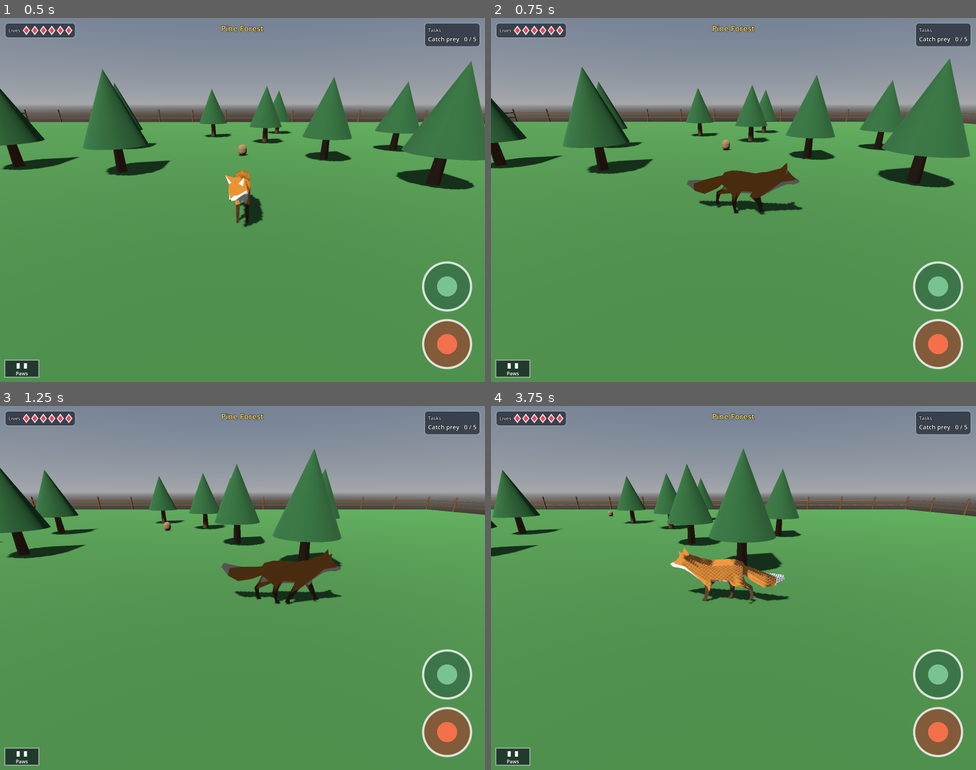
Above: before the commit, frames 1-4 (two rows, left to right).
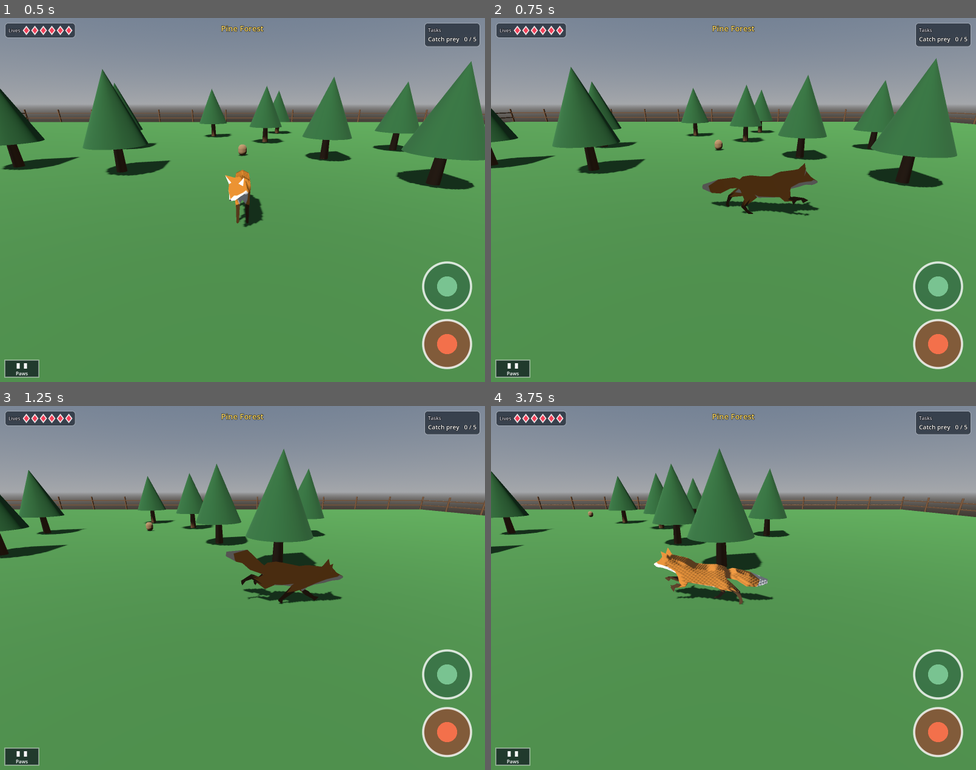
Above: after the commit, the same moments.

Repository: mattzollinhofer/cat_hunter_spike
Game: Godot game, scene res://main.tscn
The game is run twice, just before and just after one commit, with the same random seed, the same clock (stepped at 60 frames per second) and the same inputs.
Inputs (mouse positions are in pixels of both pictures, inside the frame that each line leads up to):
- Up to frame 1 (0.5 s): no input
- Up to frame 2 (0.75 s): move the mouse to (840, 181) at 0.52 s; hold Right (ui_right) from 0.53 s (still down); hold Alt from 0.53 s (still down); click (840, 181) at 0.67 s
- Up to frame 3 (1.25 s): keep holding Right (ui_right); keep holding Alt; tap Space at 0.77 s
- Up to frame 4 (3.75 s): release Right (ui_right) at 1.25 s; release Alt at 1.25 s; drag from (636, 606) to (709, 660) at 1.27 s; move the mouse to (782, 507) at 2.02 s; hold Right (ui_right) 2.03-2.75 s; hold Shift 2.03-2.75 s; tap Alt at 2.3 s; drag from (709, 660) to (588, 533) at 2.77 s; move the mouse to (879, 642) at 3.52 s; hold Left (ui_left) from 3.53 s (still down); hold Alt from 3.53 s (still down)

Frame 1 is identical in both runs. In frame 2, 7.2% of the frame differs, in the area x 0-100%, y 11-55%; in frame 3, 8.7%; in frame 4, 7.5%.

Commit message:
Add a run key so the cat can cross the map quickly
Walking across the forest took a long time, so the cat can now run at twice
walking speed by holding the Option key. Sneaking (Shift) deliberately stays
slow and beats running when both are held, because a sneak you could sprint
would turn stalk-and-pounce into a footrace.

Technical notes:

Option (Alt) rather than Ctrl: on a Mac, Ctrl + arrow switches desktops and
would steal the key mid-run.

Co-Authored-By: Claude Opus 5 (1M context) <noreply@anthropic.com>

Diff:
--- a/cat_controller.gd
+++ b/cat_controller.gd
@@ -13,6 +13,7 @@
 ##   * CAT_CAPTURE env var — auto-stalks forward and saves one screenshot.
 
 const WALK_SPEED := 4.5
+const RUN_SPEED := 9.0        # hold Option; loud, so it is travel, not hunting
 const STALK_SPEED := 1.8
 const POUNCE_SPEED := 13.0
 const POUNCE_TIME := 0.4
@@ -24,12 +25,14 @@
 
 # Read by prey.
 var is_stalking := false
+var is_running := false
 var is_pouncing := false
 
 # Test / capture hooks.
 var use_force_input := false
 var force_input := Vector3.ZERO
 var force_stalk := false
+var force_run := false
 var force_pounce := false
 
 # Touch UI, assigned by main.gd during real play (present on desktop and mobile;
@@ -88,14 +91,21 @@
 		_play("Run")
 	else:
 		is_stalking = force_stalk or Input.is_physical_key_pressed(KEY_SHIFT) or _capture_active() or (touch != null and touch.is_stalk_on())
+		# Stalking wins over running: a sneak that could be sprinted would turn the
+		# stalk-and-pounce hunt into a footrace.
+		is_running = not is_stalking and _wants_run()
 		var input := _read_move_input()
-		var speed := STALK_SPEED if is_stalking else WALK_SPEED
+		var speed := WALK_SPEED
+		if is_stalking:
+			speed = STALK_SPEED
+		elif is_running:
+			speed = RUN_SPEED
 		if input.length() > 0.05:
 			velocity.x = input.x * speed
 			velocity.z = input.z * speed
 			var target_yaw := atan2(input.x, input.z)
 			rotation.y = lerp_angle(rotation.y, target_yaw, TURN_RATE * delta)
-			_play("Walk")
+			_play("Run" if is_running else "Walk")
 		else:
 			velocity.x = 0.0
 			velocity.z = 0.0
@@ -132,6 +142,11 @@
 		if joystick_dir.length() > 0.2:  # deadzone
 			return Vector3(joystick_dir.x, 0.0, joystick_dir.y)  # joystick up (-Y) is forward (-Z)
 	return v.normalized()
+
+func _wants_run() -> bool:
+	# Option (Alt), not Ctrl: Ctrl + arrow is a Mac desktop-switching shortcut and
+	# would steal the key mid-run.
+	return force_run or Input.is_physical_key_pressed(KEY_ALT)
 
 func _wants_pounce() -> bool:
 	var down := Input.is_physical_key_pressed(KEY_SPACE)
--- /dev/null
+++ b/tests/test_run.gd
@@ -0,0 +1,67 @@
+extends Node
+## Headless test: holding run moves the cat about twice as far as a plain walk,
+## and stalking still wins over running (sneaking must stay slow). Exits 0/1.
+
+const CatController := preload("res://cat_controller.gd")
+
+const STEPS := 60
+
+func _ready() -> void:
+	call_deferred("_run")
+
+func _run() -> void:
+	var failures: Array[String] = []
+
+	var walked := await _distance_travelled(false, false)
+	var ran := await _distance_travelled(true, false)
+	var stalked_while_running := await _distance_travelled(true, true)
+
+	if not is_equal_approx(CatController.RUN_SPEED, CatController.WALK_SPEED * 2.0):
+		failures.append("run speed %.2f is not double the walk speed %.2f"
+			% [CatController.RUN_SPEED, CatController.WALK_SPEED])
+
+	if ran < walked * 1.8:
+		failures.append("running (%.2f) is not roughly twice a walk (%.2f)" % [ran, walked])
+
+	# Sneaking beats sprinting: a held run must not speed up a stalk, or the
+	# stalk-and-pounce mechanic collapses into a footrace.
+	if stalked_while_running >= walked:
+		failures.append("stalking while running (%.2f) was not slower than a walk (%.2f)"
+			% [stalked_while_running, walked])
+
+	if failures.is_empty():
+		print("PASS: running doubles walking speed, and stalking stays slow")
+		get_tree().quit(0)
+	else:
+		for f in failures:
+			printerr("FAIL: ", f)
+		get_tree().quit(1)
+
+## Drives a fresh cat straight forward for STEPS physics frames and reports how
+## far it got, so the speeds can be compared without touching the clock.
+func _distance_travelled(running: bool, stalking: bool) -> float:
+	var floor_body := StaticBody3D.new()
+	floor_body.collision_layer = 1
+	var floor_col := CollisionShape3D.new()
+	floor_col.shape = WorldBoundaryShape3D.new()
+	floor_body.add_child(floor_col)
+	add_child(floor_body)
+
+	var cat := CharacterBody3D.new()
+	cat.set_script(CatController)
+	cat.position = Vector3(0, 1, 0)
+	add_child(cat)
+	await get_tree().physics_frame
+	cat.use_force_input = true
+	cat.force_input = Vector3(0, 0, -1)
+	cat.force_run = running
+	cat.force_stalk = stalking
+	var start := cat.global_position
+	for _i in STEPS:
+		await get_tree().physics_frame
+	var travelled := start.distance_to(cat.global_position)
+
+	cat.queue_free()
+	floor_body.queue_free()
+	await get_tree().process_frame
+	return travelled
--- /dev/null
+++ b/tests/test_run.tscn
@@ -0,0 +1,6 @@
+[gd_scene load_steps=2 format=3]
+
+[ext_resource type="Script" path="res://tests/test_run.gd" id="1_run"]
+
+[node name="TestRun" type="Node"]
+script = ExtResource("1_run")
Not shown, added: tests/test_run.gd.uid
